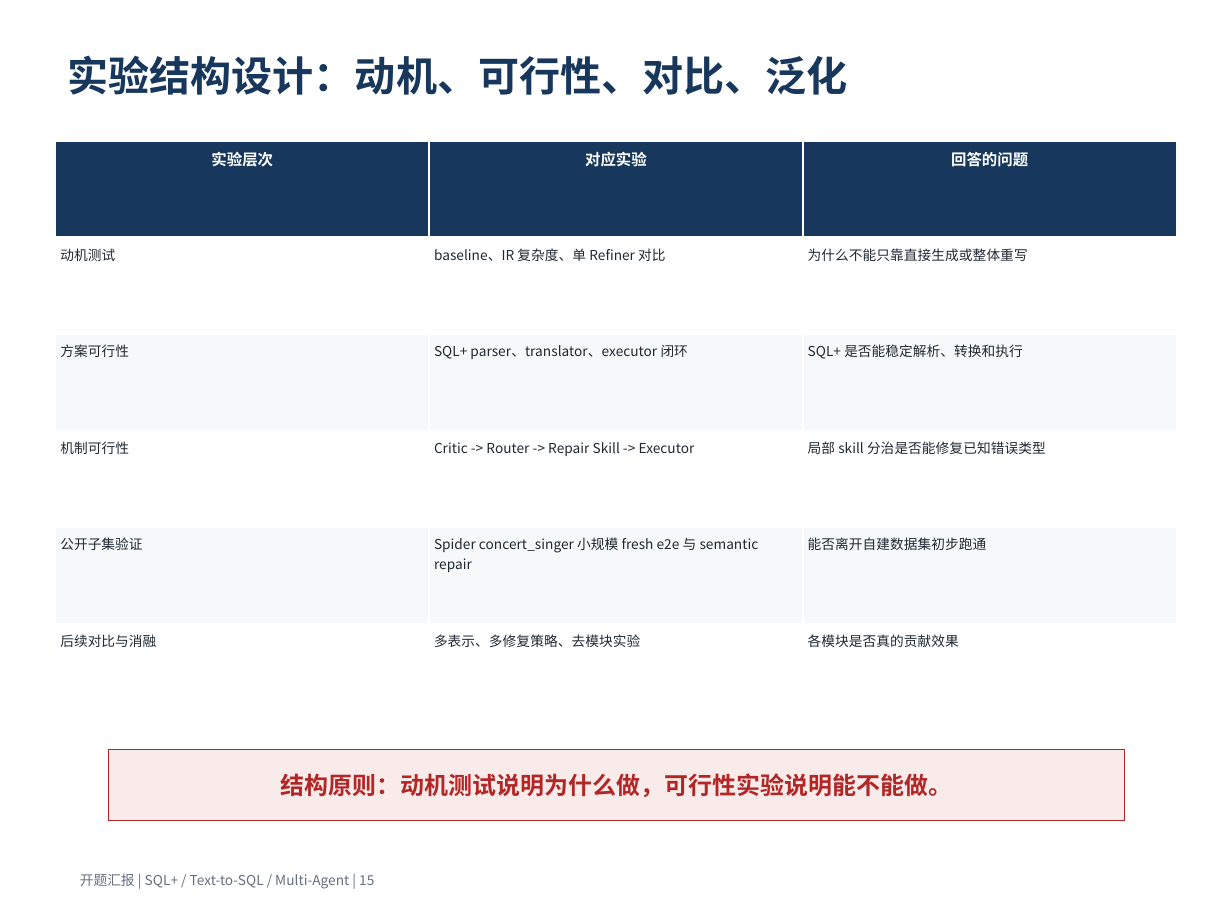
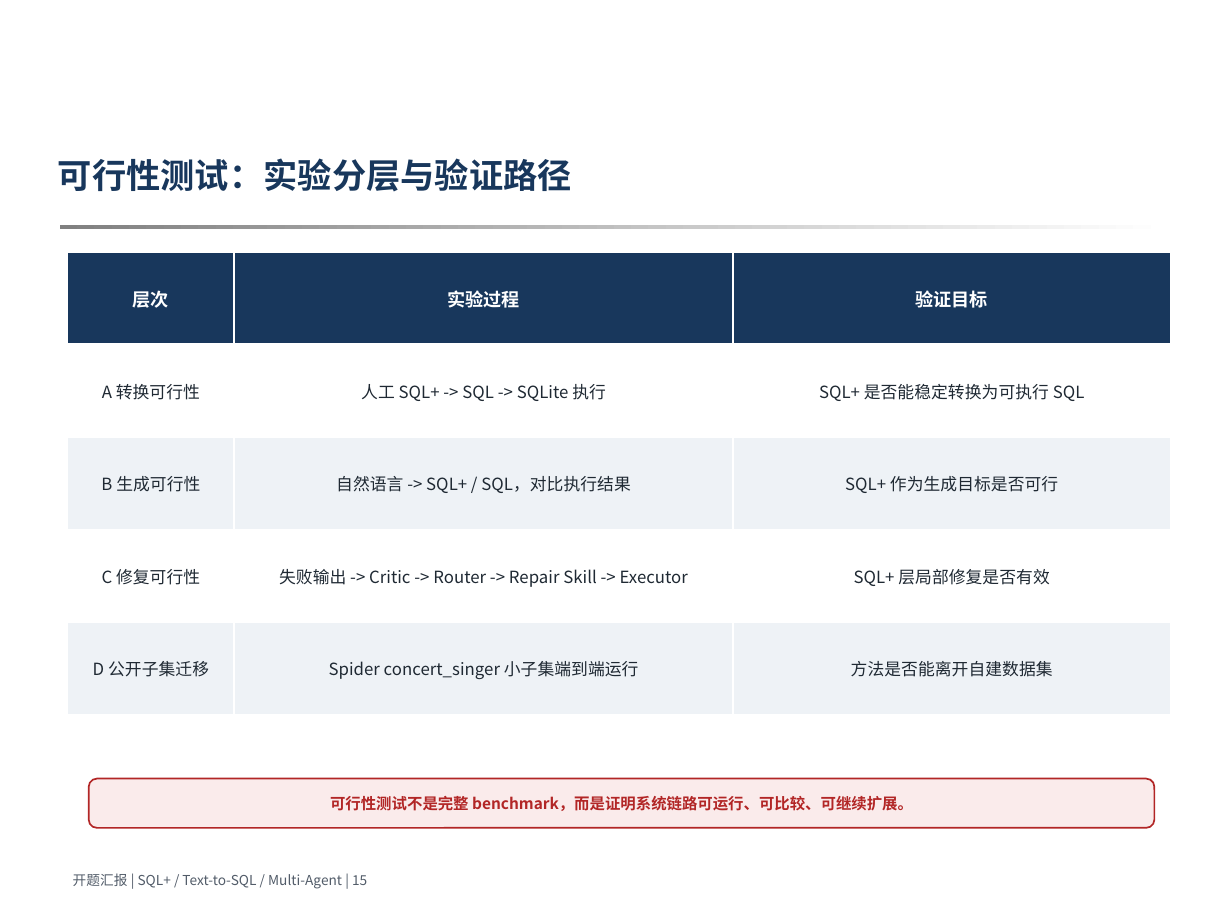
Before and after one commit to 3444374/nl2sql, a slide deck: slide 15 of docs/opening/opening_ppt_template_version_v4.pptx. Drawn at 1232x924 pixels with LibreOffice and Linux fonts; fonts in the diff are those of the drawing; background and template pictures are left out. Boxes give left, top, right and bottom in pixels: in the first picture for what was removed or moved away, otherwise in the second. Text is boxed around its words. In the diff, an @@ line names an element or a change of style, - is before the commit and + after.

```diff
--- a/docs/opening/opening_ppt_template_version_v4.pptx
+++ b/docs/opening/opening_ppt_template_version_v4.pptx
@@ text at [58,158,572,191]: text changed; size 24 to 20 pt @@
-实验结构设计：动机、可行性、对比、泛化
+可行性测试：实验分层与验证路径
@@ table at [68,253,1170,715] @@
-row 1: 实验层次 | 对应实验 | 回答的问题
-row 2: 动机测试 | baseline、IR 复杂度、单 Refiner 对比 | 为什么不能只靠直接生成或整体重写
-row 3: 方案可行性 | SQL+ parser、translator、executor 闭环 | SQL+ 是否能稳定解析、转换和执行
-row 4: 机制可行性 | Critic -> Router -> Repair Skill -> Executor | 局部 skill 分治是否能修复已知错误类型
-row 5: 公开子集验证 | Spider concert_singer 小规模 fresh e2e 与 semantic repair | 能否离开自建数据集初步跑通
-row 6: 后续对比与消融 | 多表示、多修复策略、去模块实验 | 各模块是否真的贡献效果
+row 1: 层次 | 实验过程 | 验证目标
+row 2: A 转换可行性 | 人工 SQL+ -> SQL -> SQLite 执行 | SQL+ 是否能稳定转换为可执行 SQL
+row 3: B 生成可行性 | 自然语言 -> SQL+ / SQL，对比执行结果 | SQL+ 作为生成目标是否可行
+row 4: C 修复可行性 | 失败输出 -> Critic -> Router -> Repair Skill -> Executor | SQL+ 层局部修复是否有效
+row 5: D 公开子集迁移 | Spider concert_singer 小子集端到端运行 | 方法是否能离开自建数据集
@@ table: place and size @@
-table at [55,142,1175,721]
+table at [68,253,1170,715]
@@ rectangle removed at [108,749,1125,821] @@
-结构原则：动机测试说明为什么做，可行性实验说明能不能做。
@@ rounded rectangle added at [89,779,1154,828], fill #FAEBEB, outline #B22626 1 pt, 9 pt, text #B22626, bold @@
+可行性测试不是完整 benchmark，而是证明系统链路可运行、可比较、可继续扩展。
@@ text "开题汇报 | SQL+ / Text-to-SQL ..." at [73,873,367,889]: text colour #667080 to #525C69 @@
```
Also in this commit, not shown: 20 other slides changed, 4 slides added, 4 slides removed, 36 other files.
